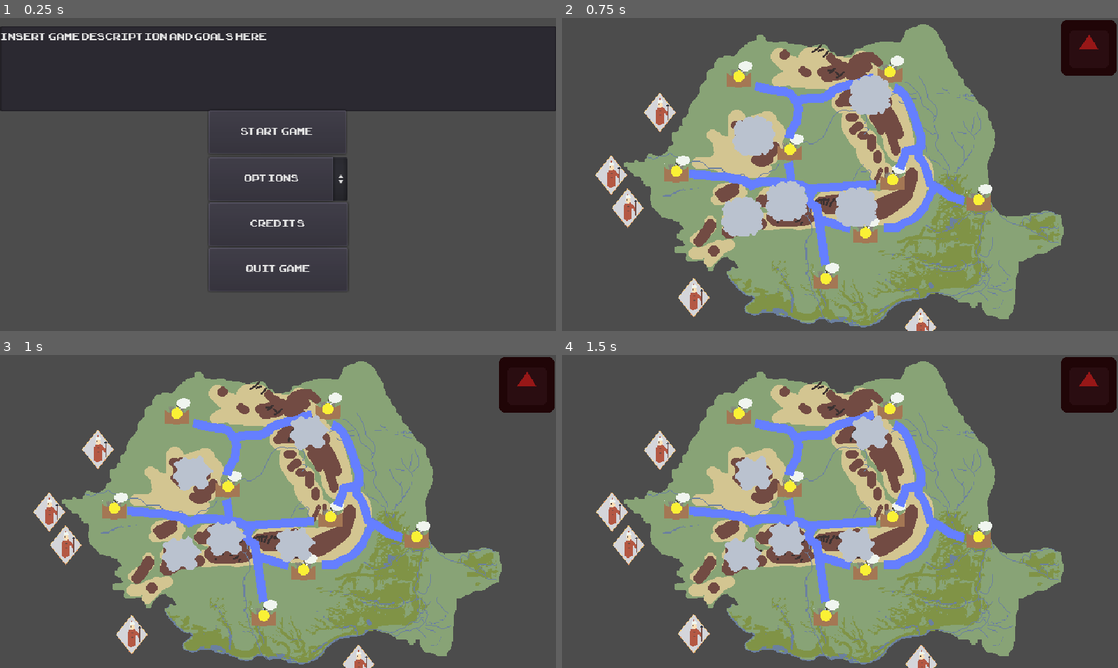
Above: before the commit, frames 1-4 (two rows, left to right).
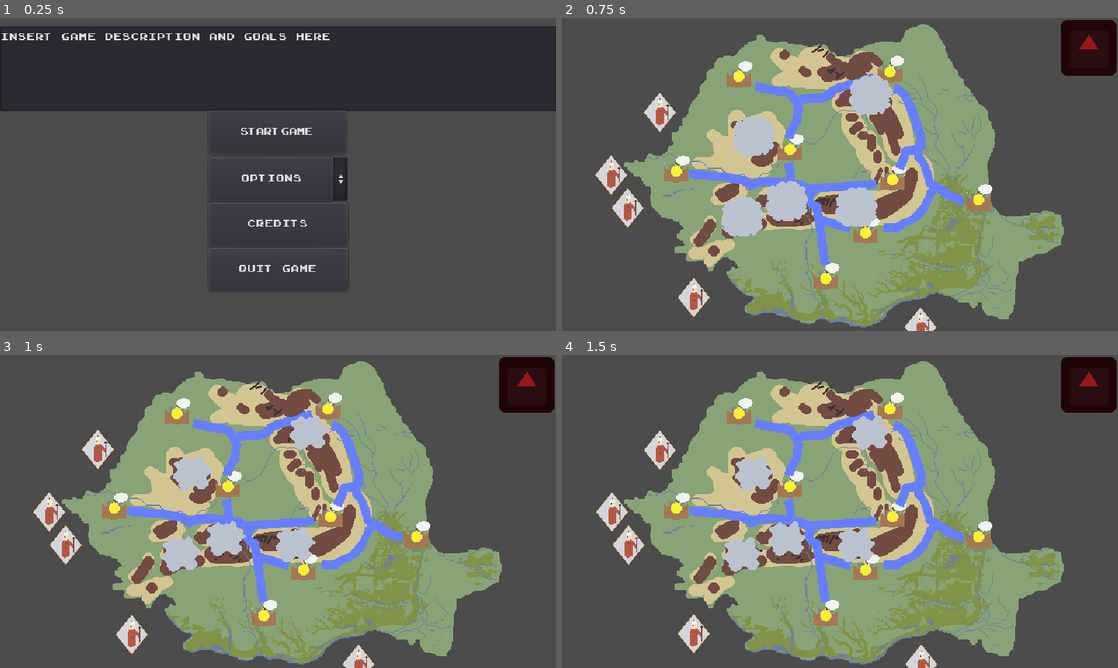
Above: after the commit, the same moments.

Repository: Bstylestuff/Solomonari
Game: Godot game, scene res://Experiments/main.tscn
Two runs of this game, one before a commit and one after it. Both use one fixed random seed, a clock stepped at 60 frames per second and the inputs below. This scene is started directly instead of the project's main scene. The engine's default icon, where the game draws it, is replaced by a stand-in: a white triangle on a blue panel in a dark square.
Inputs (mouse positions are in pixels of both pictures, inside the frame that each line leads up to):
- Up to frame 1 (0.25 s): no input
- Up to frame 2 (0.75 s): click "Start Game" at 0.5 s
- Up to frame 3 (1 s): no input
- Up to frame 4 (1.5 s): move the mouse to (751, 473) at 1.27 s; click (751, 473) at 1.42 s

The runs differ from the first frame. In frame 1, 1.2% of the frame differs, in the area x 0-60%, y 4-82%; in frame 2, nothing differs; in frame 3, nothing differs; in frame 4, nothing differs.

Commit message:
Update new_theme.tres

Diff:
--- a/new_theme.tres
+++ b/new_theme.tres
@@ -3,6 +3,8 @@
 [ext_resource path="res://Experiments/Font.TTF" type="DynamicFontData" id=1]
 
 [sub_resource type="DynamicFont" id=1]
+extra_spacing_char = 1
+extra_spacing_space = 7
 font_data = ExtResource( 1 )
 
 [resource]
